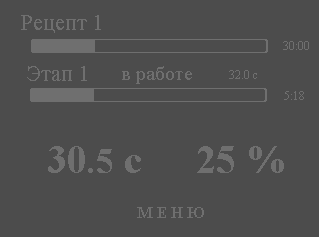
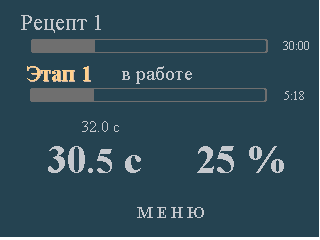
Layered file, before and after one edit (320px x 240px). Changes by layer:
painted on "25 %" over bbox(197, 146, 284, 173)
painted on "30.5 с" over bbox(48, 146, 141, 173)
painted on "М Е Н Ю" over bbox(137, 207, 204, 218)
painted on "32.0 с" over bbox(82, 70, 257, 132)
painted on "Этап 1" over bbox(27, 66, 90, 81)
painted on "Рецепт 1" over bbox(21, 15, 101, 33)
painted on "в работе" over bbox(122, 66, 192, 84)
painted on "5:18" over bbox(284, 91, 304, 100)
painted on "30:00" over bbox(283, 41, 309, 50)
painted on "скрол1" over bbox(28, 66, 91, 82)
painted on "Слой #1" over bbox(0, 0, 319, 237)
